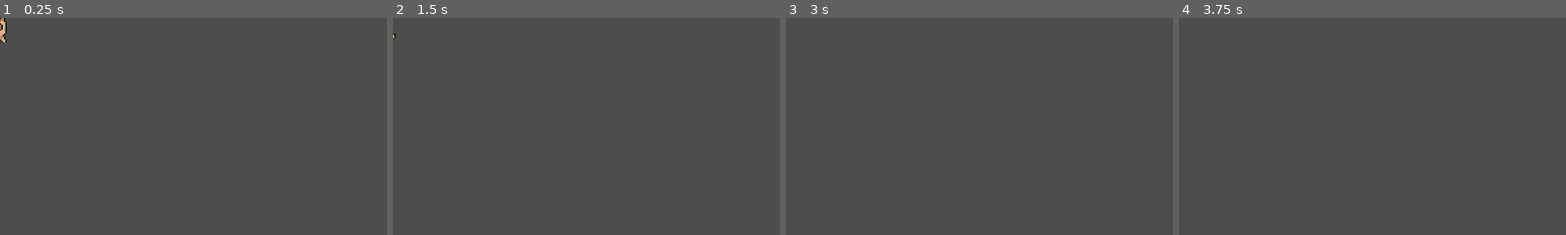
Above: before the commit, frames 1-4 (left to right).
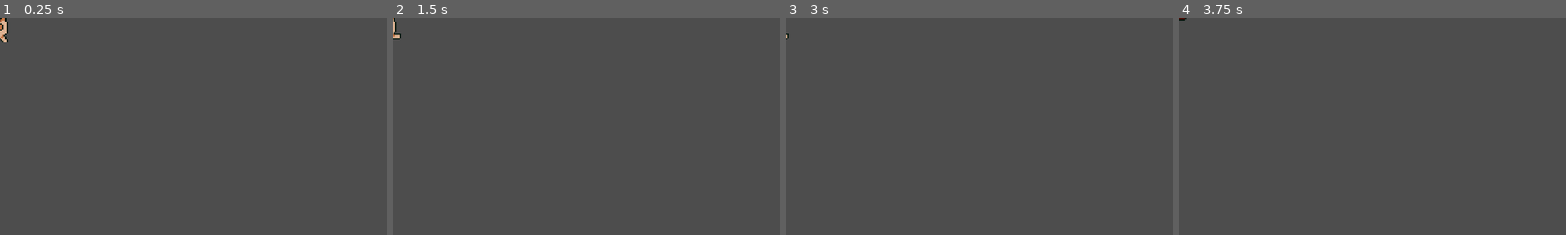
Above: after the commit, the same moments.

Repository: Florenze20/Programmering-P5
Game: Godot game, scene res://enemy/Mushroom/mushroom_enemy.tscn
Same seed, same stepped clock (60 frames per second), same inputs: the game is played once before the commit and once after it. This scene is started directly instead of the project's main scene.
Inputs (mouse positions are % of the whole screen's width and height, from its top left):
- Up to frame 1 (0.25 s): no input
- Up to frame 2 (1.5 s): move the mouse to (72, 45) at 0.52 s; tap Enter at 1.25 s; move the mouse to (30, 55) at 1.27 s
- Up to frame 3 (3 s): tap Space at 2 s; move the mouse to (60, 28) at 2.02 s; tap Enter at 2.75 s; move the mouse to (45, 70) at 2.77 s
- Up to frame 4 (3.75 s): tap Space at 3.5 s; move the mouse to (80, 65) at 3.52 s
The pictures show only the part of the screen within x 0-50%, y 0-50%; the shares and areas given below are measured in that part.

The runs differ from the first frame. In frame 1, 0.1% of the frame differs, in the area x 0-3%, y 0-12%; in frame 2, 0.1%; in frame 3, less than 0.1%; in frame 4, less than 0.1%.

Commit message:
Update mushroom_enemy.gd

Diff:
--- a/enemy/Mushroom/mushroom_enemy.gd
+++ b/enemy/Mushroom/mushroom_enemy.gd
@@ -3,4 +3,4 @@
 func _ready():
 	super._ready()
 	enemyHP = 35
-	EnemySpeed = 10
+	EnemySpeed = 5
